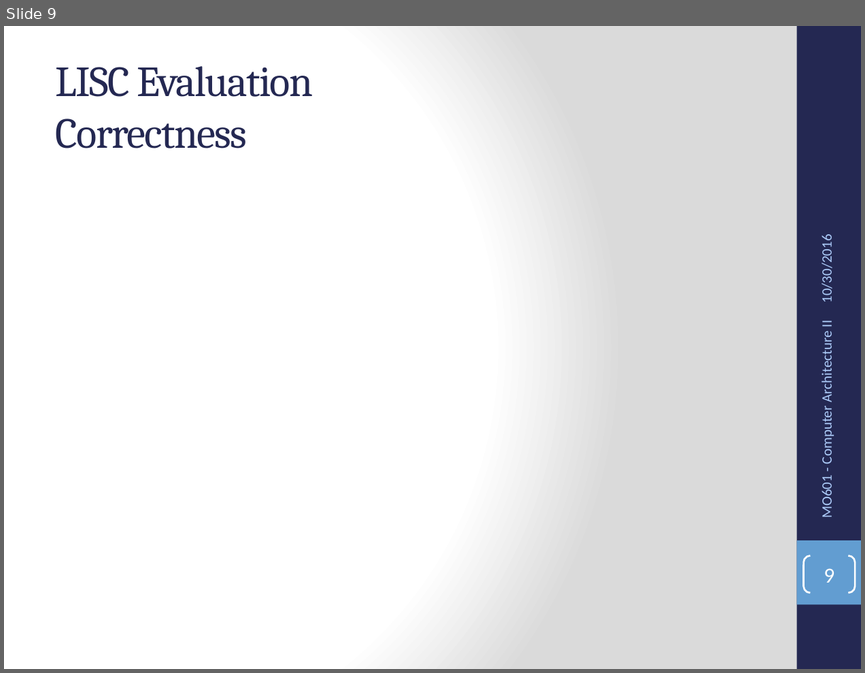
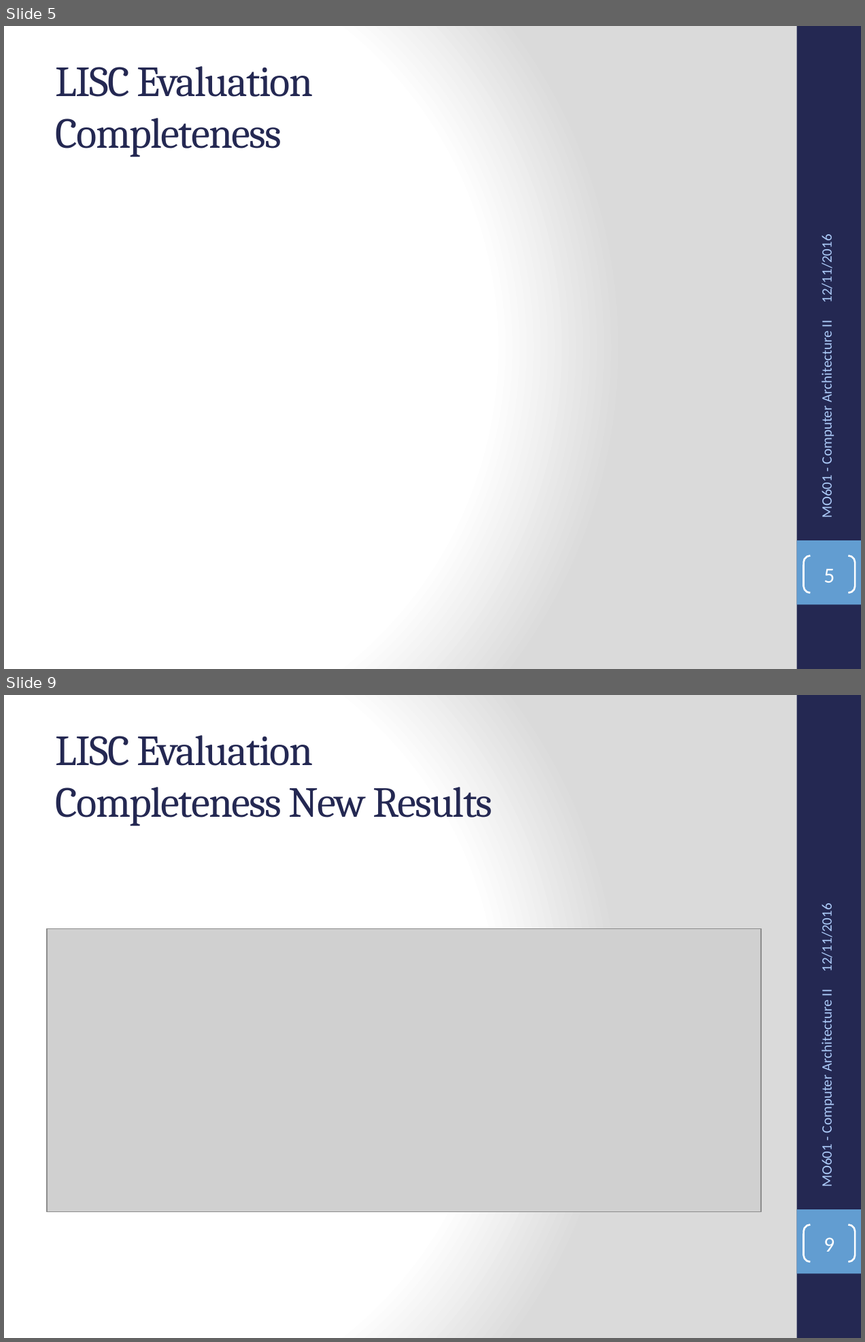
Before and after one commit to alberto-oliveira/mo601-projects, a slide deck: project4/presentation/mo601-project4-alberto-presentation.pptx. Shown one above the other, each under a label of ours: slide 9 before the commit, slides 5 and 9 after it; the slides between them are not shown. The pictures are 865x673 and 865x1342 pixels, drawn with LibreOffice and Linux fonts; fonts in the diff are those of the drawing; grey boxes stand for pictures. Boxes give left, top, right and bottom in pixels: in the first picture for what was removed or moved away, otherwise in the second. Text is boxed around its words. In the diff, an @@ line names an element or a change of style, - is before the commit and + after.

```diff
--- a/project4/presentation/mo601-project4-alberto-presentation.pptx
+++ b/project4/presentation/mo601-project4-alberto-presentation.pptx
@@ slide 9 added at (4,695,861,1338), background gradient #FFFFFF to #DADADA; not listed: 2 template elements that a slide beside it also shows @@
@@ title added at (56,735,492,826), 36 pt, text #242852 @@
+LISC Evaluation
+Completeness New Results
@@ text added at (818,911,836,970), 12 pt, text #ACCBF9 @@
+12/11/2016
@@ picture added at (47,928,761,1211) @@
@@ text added at (818,990,836,1186), 12 pt, text #ACCBF9 @@
+MO601 - Computer Architecture II
@@ page number added at (804,1225,855,1261), outline #FFFFFF 1.5 pt, 18 pt, text #FFFFFF @@
+9
@@ what was slide 9 is now slide 5 @@
@@ slide 5 changed as well @@
@@ title at (56,66,313,157): text changed @@
-LISC Evaluation
-Correctness
+LISC Evaluation
+Completeness
@@ text at (818,242,836,301): text changed @@
-10/30/2016
+12/11/2016
@@ page number at (823,569,834,582): text changed @@
-9
+5
```
Also in this commit, not shown: 7 other slides changed, 9 other slides added, 3 slides removed, 1 other file.
